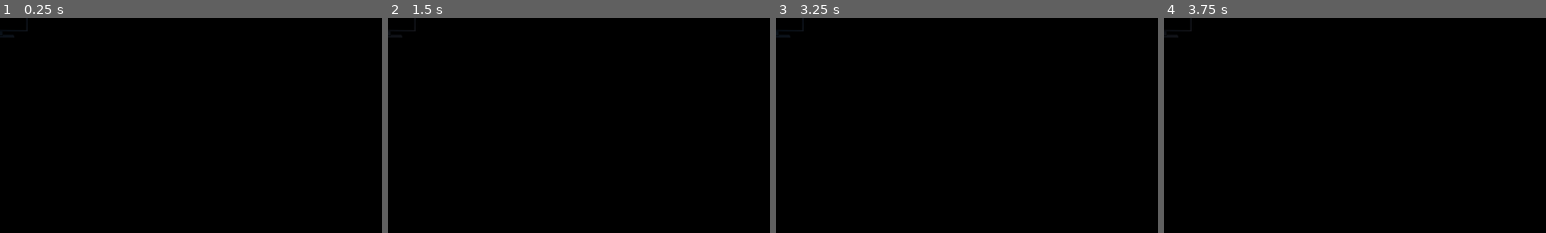
Above: before the commit, frames 1-4 (left to right).
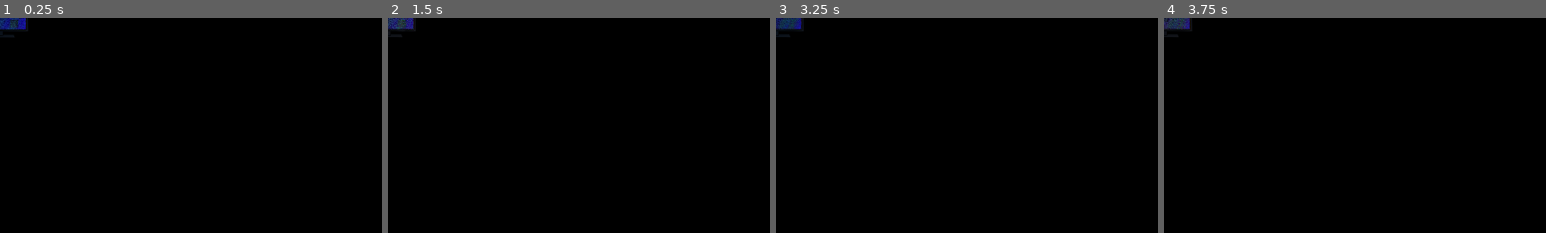
Above: after the commit, the same moments.

Repository: lennovative/ggj21
Game: Godot game, scene res://Scenes/Items/item_tv.tscn
Two runs of this game, one before a commit and one after it. Both use one fixed random seed, a clock stepped at 60 frames per second and the inputs below. This scene is started directly instead of the project's main scene.
Inputs (mouse positions are % of the whole screen's width and height, from its top left):
- Up to frame 1 (0.25 s): no input
- Up to frame 2 (1.5 s): tap Enter at 0.5 s; move the mouse to (72, 45) at 0.52 s; hold D (right_button) from 0.53 s (still down); tap E (collect) at 0.6 s; tap Space (jump_button) at 0.77, 1.25 s; move the mouse to (30, 55) at 1.27 s; tap F (deliver) at 1.35 s
- Up to frame 3 (3.25 s): tap Space (jump_button) at 1.52, 2.75, 3.02 s; tap Enter at 2 s; move the mouse to (60, 28) at 2.02 s; release D (right_button) at 2.03 s; hold A (left_button) 2.03-2.78 s; tap Q (door) at 2.1 s; move the mouse to (45, 70) at 2.77 s; hold D (right_button) from 2.78 s (still down); tap E (collect) at 2.85 s
- Up to frame 4 (3.75 s): keep holding D (right_button); tap Enter at 3.5 s; move the mouse to (80, 65) at 3.52 s; tap F (deliver) at 3.6 s
The pictures show only the part of the screen within x 0-50%, y 0-50%; the shares and areas given below are measured in that part.

The runs differ from the first frame. In frame 1, 0.4% of the frame differs, in the area x 0-7%, y 0-6%; in frame 2, 0.4%; in frame 3, 0.4%; in frame 4, 0.4%.

Commit message:
added tv animation

Diff:
--- a/Scenes/Items/item_tv.tscn
+++ b/Scenes/Items/item_tv.tscn
@@ -1,6 +1,6 @@
-[gd_scene load_steps=6 format=2]
+[gd_scene load_steps=7 format=2]
 
-[ext_resource path="res://Assets/Graphics/items/item_tv.png" type="Texture" id=1]
+[ext_resource path="res://Assets/Graphics/items/item_tv_animated.png" type="Texture" id=1]
 [ext_resource path="res://Assets/Graphics/light.png" type="Texture" id=2]
 
 [sub_resource type="GDScript" id=1]
@@ -34,9 +34,29 @@
 
 "
 
+[sub_resource type="Animation" id=4]
+resource_name = "Static"
+length = 0.4
+loop = true
+step = 0.4
+tracks/0/type = "value"
+tracks/0/path = NodePath(".:frame")
+tracks/0/interp = 1
+tracks/0/loop_wrap = true
+tracks/0/imported = false
+tracks/0/enabled = true
+tracks/0/keys = {
+"times": PoolRealArray( 0, 0.1, 0.2, 0.3 ),
+"transitions": PoolRealArray( 1, 1, 1, 1 ),
+"update": 1,
+"values": [ 0, 1, 2, 3 ]
+}
+
 [node name="item_tv" type="Sprite"]
 scale = Vector2( 0.5, 0.5 )
 texture = ExtResource( 1 )
+hframes = 4
+frame = 3
 script = SubResource( 1 )
 
 [node name="AnimationPlayer" type="AnimationPlayer" parent="."]
@@ -50,5 +70,9 @@
 z_index = 1
 texture = ExtResource( 2 )
 color = Color( 0.173417, 0.52492, 0.784314, 1 )
-energy = 1.02875
+energy = 1.01714
 mode = 2
+
+[node name="StaticPlayer" type="AnimationPlayer" parent="."]
+autoplay = "Static"
+anims/Static = SubResource( 4 )
Binary file added: Assets/Graphics/items/item_tv_animated.png
